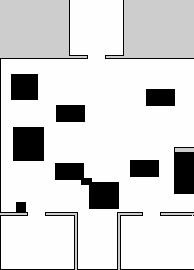
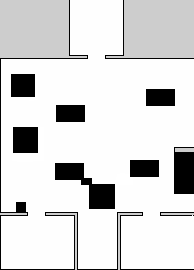
Revision of a layered w=194, h=270 image; what changed, layer by layer:
painted on "keepout_mask.pgm" over <box>11,74,119,209</box>
